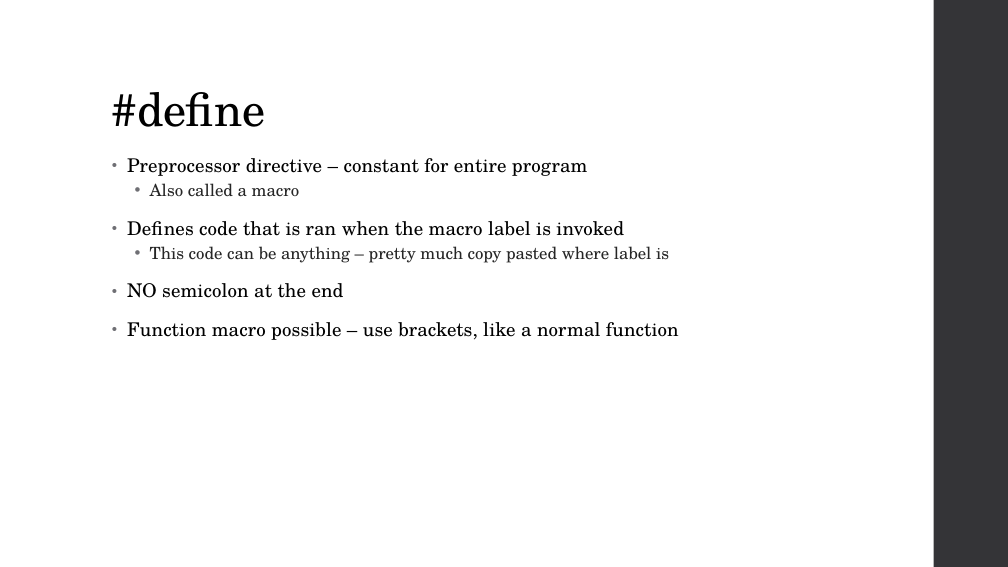
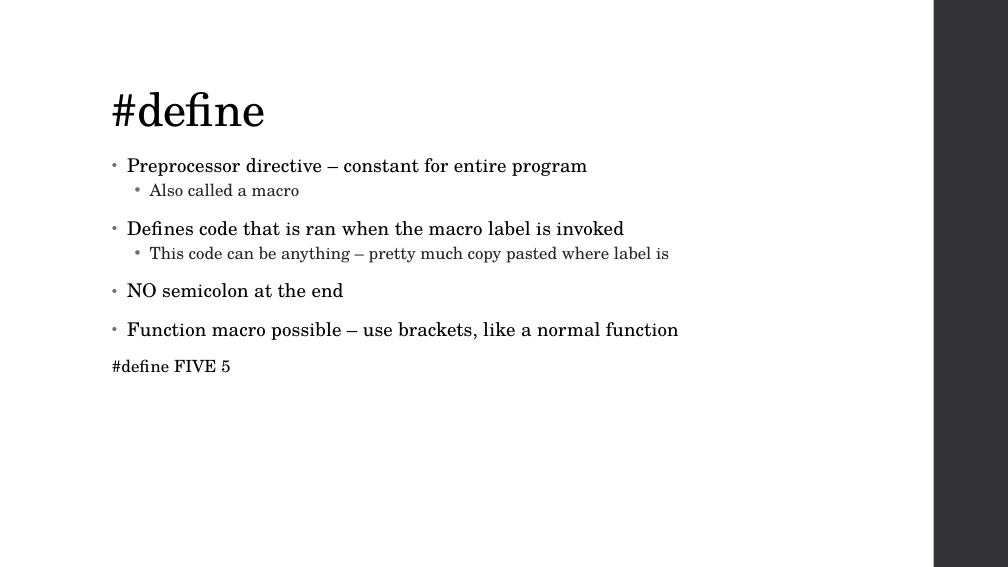
Before and after one commit to CarsonCook/CWorkshop2017, a slide deck: slide 17 of C Slides.pptx. Drawn at 1008x567 pixels with LibreOffice and Linux fonts; fonts in the diff are those of the drawing. Boxes give left, top, right and bottom in pixels: in the first picture for what was removed or moved away, otherwise in the second. Text is boxed around its words. In the diff, an @@ line names an element or a change of style, - is before the commit and + after.

```diff
--- a/C Slides.pptx
+++ b/C Slides.pptx
@@ text at box(112, 359, 230, 373): paragraph added @@
+#define FIVE 5
```
Also in this commit, not shown: 5 other slides changed.
